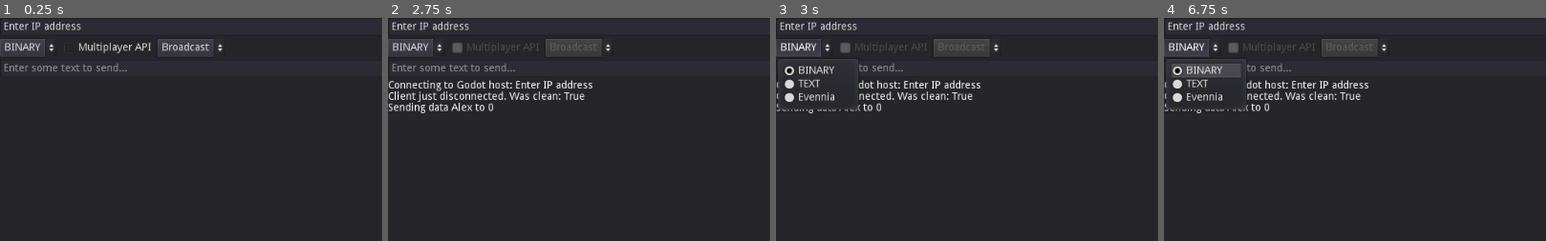
Above: before the commit, frames 1-4 (left to right).
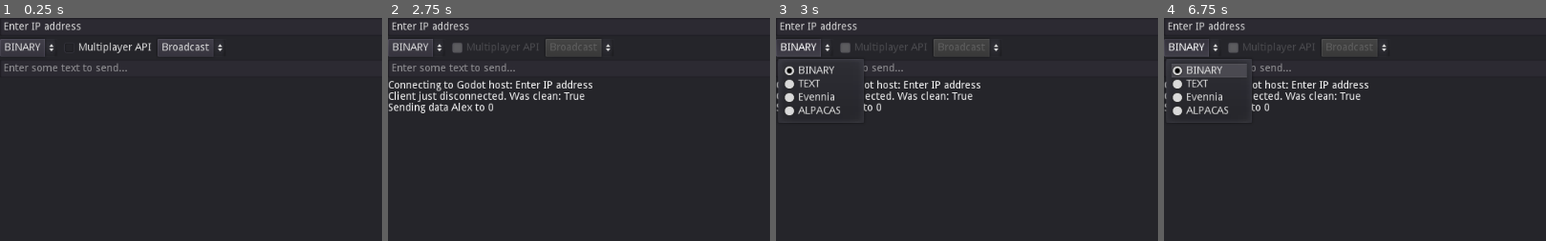
Above: after the commit, the same moments.

Repository: FreeDelete-Software/ALPACASclient
Game: Godot game, scene res://client/client.tscn
The game is run twice, just before and just after one commit, with the same random seed, the same clock (stepped at 60 frames per second) and the same inputs. This scene is started directly instead of the project's main scene.
Inputs (mouse positions are % of the whole screen's width and height, from its top left):
- Up to frame 1 (0.25 s): no input
- Up to frame 2 (2.75 s): click (48, 11) at 0.52 s; type "Alex" at 0.6 s; click "Connect" at 1.25 s; click "Send" at 2 s
- Up to frame 3 (3 s): click "BINARY" at 2.75 s
- Up to frame 4 (6.75 s): click "BINARY" at 3.5 s; click "Send" at 4.25 s; click "BINARY" at 5 s; click "Send" at 5.75 s; tap Enter at 6.5 s
The pictures show only the part of the screen within x 0-50%, y 0-50%; the shares and areas given below are measured in that part.

Frames 1-2 are identical in both runs. In frame 3, 0.5% of the frame differs, in the area x 0-24%, y 18-44%; in frame 4, 0.5%.

Commit message:
Add ALPACAS options to UI
Adds options in UI-related files.

Side note: These files are seeming a little cluttered and annoying to
work with. It is probably a good idea to remove all of the the unused
portions of the demo code sooner than later. They are really just in
the way at this point.

Diff:
--- a/client/client.tscn
+++ b/client/client.tscn
@@ -1,8 +1,9 @@
-[gd_scene load_steps=4 format=2]
+[gd_scene load_steps=5 format=2]
 
 [ext_resource path="res://client/client_ui.gd" type="Script" id=1]
 [ext_resource path="res://client/client.gd" type="Script" id=2]
 [ext_resource path="res://client/evennia.gd" type="Script" id=3]
+[ext_resource path="res://client/alpacas.gd" type="Script" id=4]
 
 [node name="Client" type="Control"]
 anchor_right = 1.0
@@ -91,6 +92,9 @@
 [node name="Evennia" type="Node" parent="."]
 script = ExtResource( 3 )
 
+[node name="ALPACAS" type="Node" parent="."]
+script = ExtResource( 4 )
+
 [connection signal="toggled" from="Panel/VBoxContainer/Connect/Connect" to="." method="_on_Connect_toggled"]
 [connection signal="item_selected" from="Panel/VBoxContainer/Settings/Mode" to="." method="_on_Mode_item_selected"]
 [connection signal="pressed" from="Panel/VBoxContainer/Send/Send" to="." method="_on_Send_pressed"]
--- a/client/client_ui.gd
+++ b/client/client_ui.gd
@@ -9,6 +9,12 @@
 
 extends Control
 
+# ALPACAS
+# Add vars for connection objects.
+onready var _evennia = $Evennia
+onready var _alpacas = $ALPACAS
+# ALPACAS
+
 onready var _client = $Client
 onready var _log_dest = $Panel/VBoxContainer/RichTextLabel
 onready var _line_edit = $Panel/VBoxContainer/Send/LineEdit
@@ -17,10 +23,6 @@
 onready var _write_mode = $Panel/VBoxContainer/Settings/Mode
 onready var _destination = $Panel/VBoxContainer/Settings/Destination
 
-# ALPACAS
-# Add var for Evennia connection node/script.
-onready var _evennia = $Evennia
-# ALPACAS
 
 func _ready():
 	_write_mode.clear()
@@ -32,6 +34,8 @@
 	# ALPACAS -- Add Evennia option to Mode menu
 	_write_mode.add_item("Evennia")
 	_write_mode.set_item_metadata(2, WebSocketPeer.WRITE_MODE_TEXT)
+	_write_mode.add_item("ALPACAS")
+	_write_mode.set_item_metadata(3, WebSocketPeer.WRITE_MODE_TEXT)
 	# ALPACAS
 
 	_destination.add_item("Broadcast")
@@ -61,6 +65,9 @@
 	if _write_mode.get_selected_id() == 2:
 		Utils._log(_log_dest, "Sending command: %s" % [_line_edit.text])
 		_evennia.send_data(Utils.encode_evennia(["text", [_line_edit.text], {}]))
+	elif _write_mode.get_selected_id() == 3:
+		Utils._log(_log_dest, "Sending command: %s" % [_line_edit.text])
+		_alpacas.send_data(Utils.encode_evennia(["text", [_line_edit.text], {}]))
 	else:
 		Utils._log(_log_dest, "Sending data %s to %s" % [_line_edit.text, dest])
 		_client.send_data(_line_edit.text, dest)
@@ -82,6 +89,9 @@
 			if _write_mode.get_selected_id() == 2:
 				Utils._log(_log_dest, "Connecting to Evennia server at IP: %s" % [_host.text])
 				_evennia.connect_to_server(_host.text, "4002")
+			elif _write_mode.get_selected_id() == 3:
+				Utils._log(_log_dest, "Connecting to ALPACAS portal at IP: %s" % [_host.text])
+				_alpacas.connect_to_server(_host.text, "4020")
 			else:
 				Utils._log(_log_dest, "Connecting to Godot host: %s" % [_host.text])
 				var supported_protocols = PoolStringArray(["my-protocol2", "my-protocol", "binary"])
Not shown, changed: VERSION
